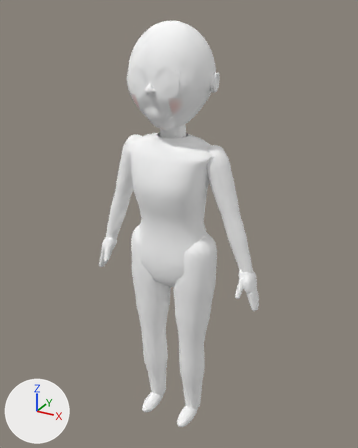
A saved change to the glTF model modules/gamer-services/assets/avatars/v2/body.female.glb.
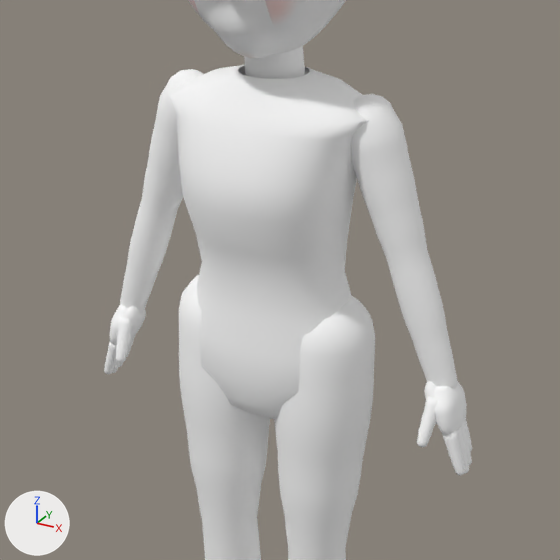
There are two pictures of each version: one whole from a camera (50 mm lens) standing at (0.87, -1.532, 1.714) and looking at (0.004, 0.043, 0.926), one close up on the part from 15% to 83% of the width and 23% to 78% of the height. Arrows for +X, +Y and +Z are at lower left; the lights stay in place. The first two pictures are the older version. Vertices at exactly the same position are counted once.

Before the edit, the objects in view are built like this:
```python
me_body = bpy.data.meshes.new('body')
me_body.from_pydata(...)  # 8877 vertices, 17372 faces; spans x -0.37..0.37, y -0.16..0.16, z 0.02..1.67
# faces by material slot: [10612, 5760, 200, 200, 200, 200, 200]
me_body.materials.append(mat_skin)  # white #ffffff
me_body.materials.append(mat_head)  # picture img_head
me_body.materials.append(mat_eyeleft0)  # white #ffffff
me_body.materials.append(mat_eyeright0)  # white #ffffff
me_body.materials.append(mat_eyebrowleft0)  # white #ffffff
me_body.materials.append(mat_eyebrowright0)  # white #ffffff
me_body.materials.append(mat_mouth0)  # white #ffffff
ob_body = bpy.data.objects.new('body', me_body)
ob_body.location = (0.0, 0.0, 0.0)
```
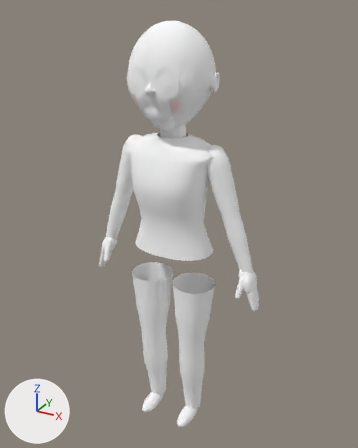
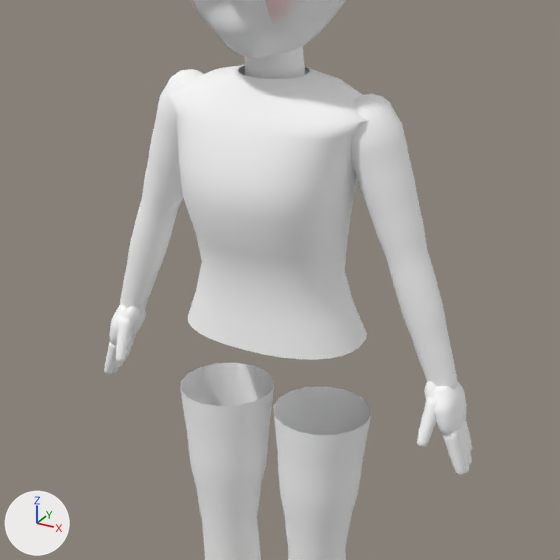
Where the change shows, as pixel boxes [x1, y1, x2, y2] in the close-ups (560 x 560 px):
part 1 of me_body, cut back
    before: [179, 275, 375, 459]
    after: [180, 363, 371, 459]

Edits to the bpy script that builds the scene:
```text
Change me_body:
    used by ob_body; location = (0.0, 0.0, 0.0)
    remove me_body.from_pydata(...)  # 8877 vertices, 17372 faces; spans x -0.37..0.37, y -0.16..0.16, z 0.02..1.67
    add me_body.from_pydata(...)  # 8473 vertices, 16520 faces; spans x -0.37..0.37, y -0.16..0.16, z 0.02..1.67
    me_body part 1: 436 vertices removed from x -0.18..0.18, y -0.1..0.11, z 0.69..0.93; 32 vertices added at x -0.18..0.18, y -0.09..0.08, z 0.71
```
